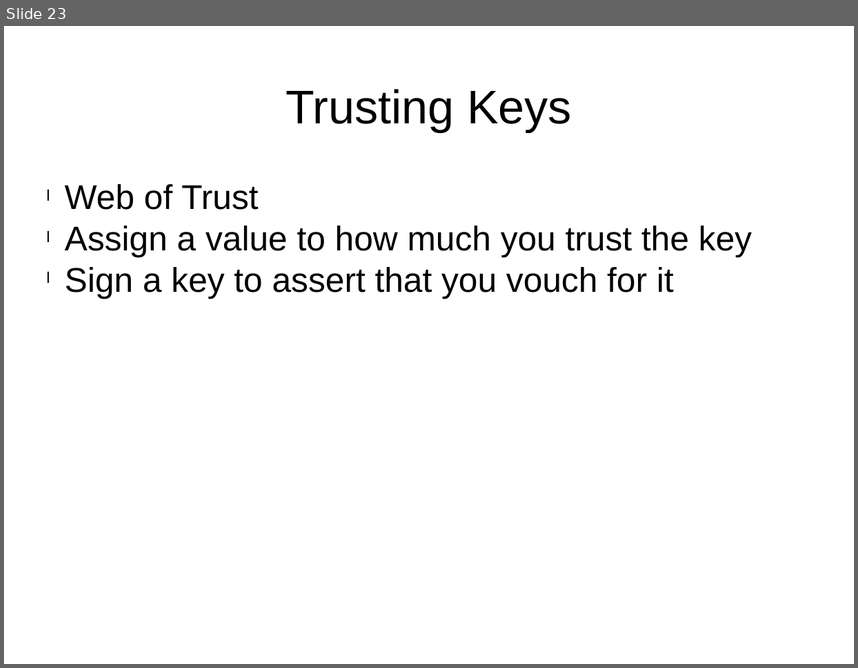
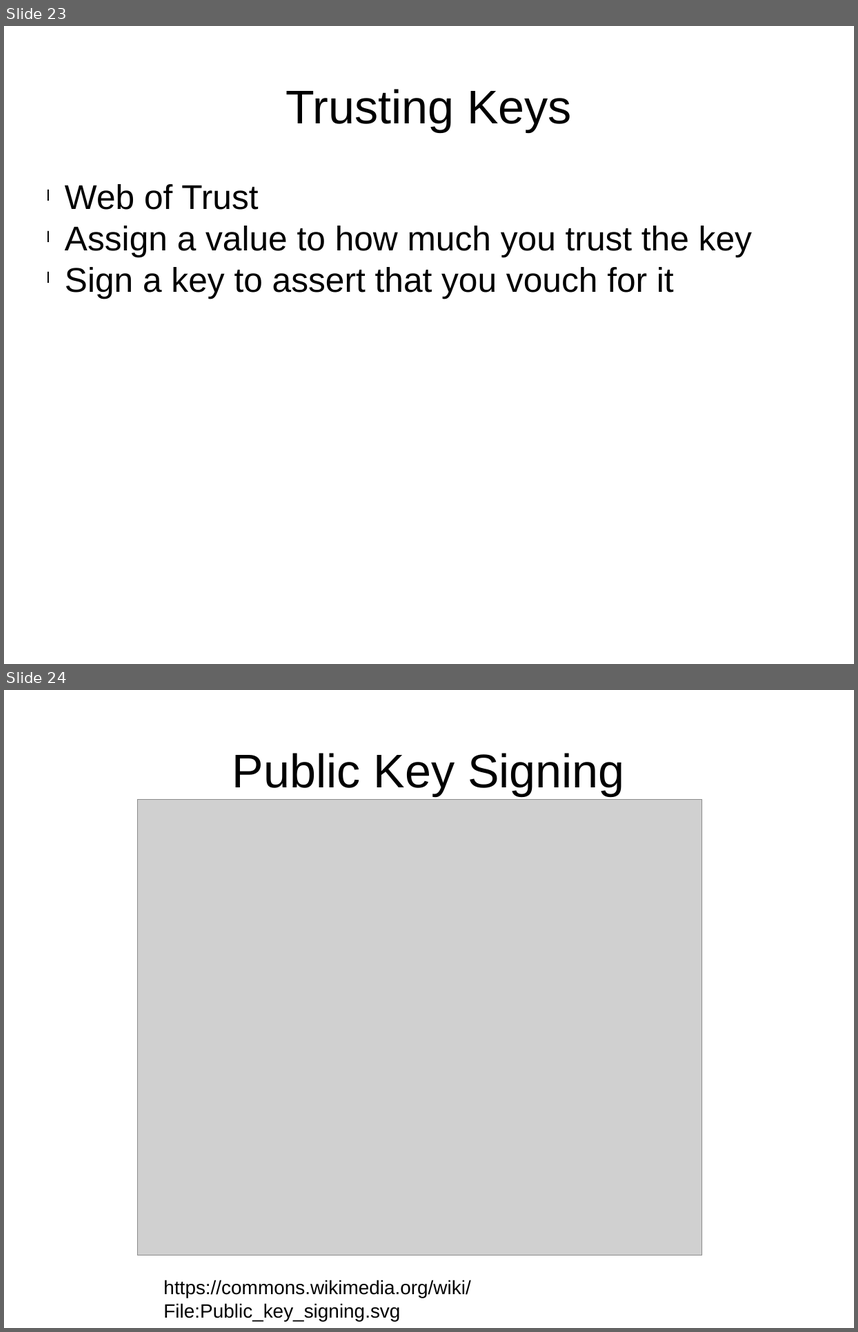
Before and after one commit to darklyons/PLUG-GPG.Talk, a slide deck: PLUG-GPG.Talk-with.Demo-20170808.pptx. Shown one above the other, each under a label of ours: slide 23 before the commit, slides 23 and 24 after it. The pictures are 858x668 and 858x1332 pixels, drawn with LibreOffice and Linux fonts; fonts in the diff are those of the drawing; grey boxes stand for pictures. Boxes give left, top, right and bottom in pixels: in the first picture for what was removed or moved away, otherwise in the second. Text is boxed around its words. In the diff, an @@ line names an element or a change of style, - is before the commit and + after.

```diff
--- a/PLUG-GPG.Talk-with.Demo-20170808.pptx
+++ b/PLUG-GPG.Talk-with.Demo-20170808.pptx
@@ slide 24 added at box(4, 690, 854, 1328), background #FFFFFF @@
@@ text added at box(232, 753, 625, 796), 44 pt, text #000000 @@
+Public Key Signing
@@ picture added at box(137, 800, 702, 1255) @@
@@ text added at box(163, 1279, 470, 1321), 18 pt, text #000000 @@
+https://commons.wikimedia.org/wiki/File:Public_key_signing.svg
```
Also in this commit, not shown: 1 slide changed.
